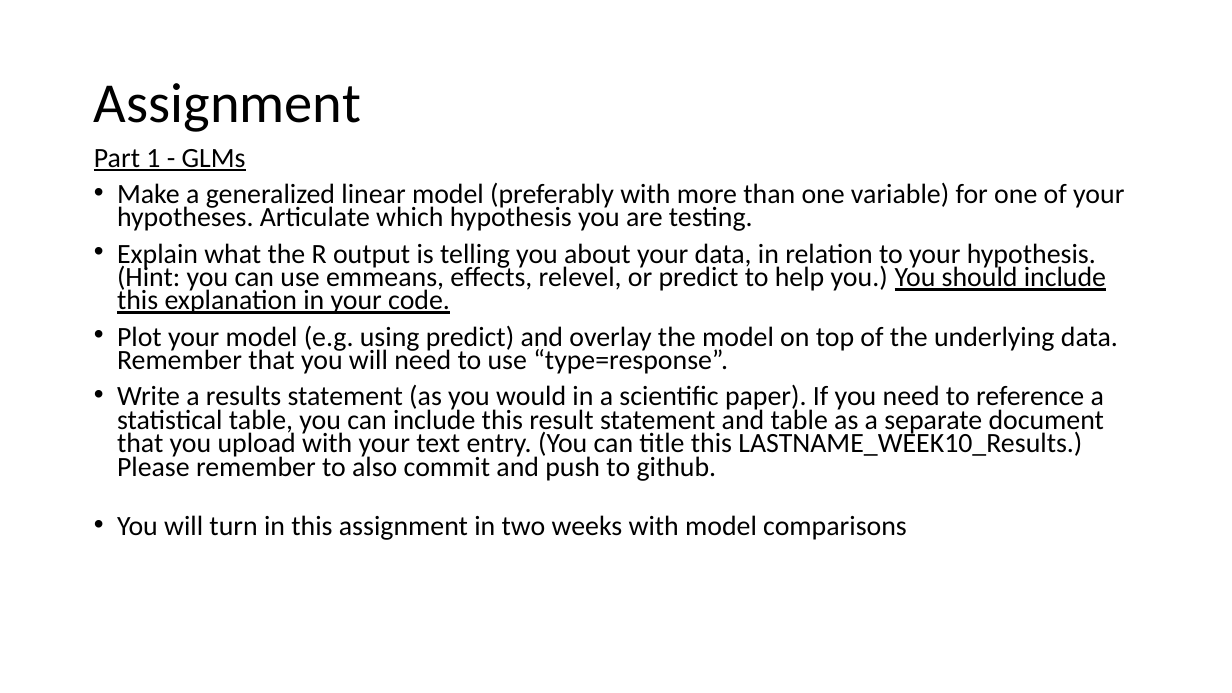
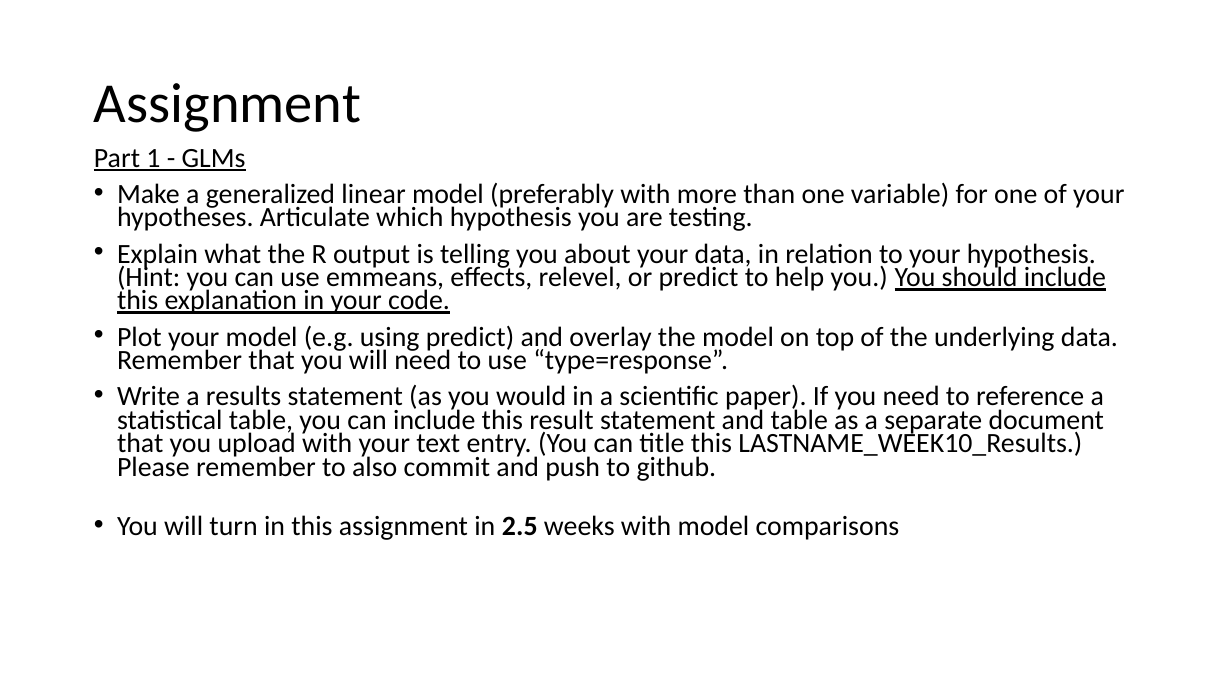
Before and after one commit to VTQuantMethodsEEB/klangwig, a slide deck: slide 40 of lectures/week_10_glms/le10_glms.pptx (slide 32 before the commit). Drawn at 1232x693 pixels with LibreOffice and Linux fonts; fonts in the diff are those of the drawing. Boxes give left, top, right and bottom in pixels: in the first picture for what was removed or moved away, otherwise in the second. Text is boxed around its words. In the diff, an @@ line names an element or a change of style, - is before the commit and + after.

```diff
--- a/lectures/week_10_glms/le10_glms.pptx
+++ b/lectures/week_10_glms/le10_glms.pptx
@@ text at (117,515,900,540): text changed @@
-• You will turn in this assignment in two weeks with model comparisons
+• You will turn in this assignment in 2.5 weeks with model comparisons
```
Also in this commit, not shown: 5 other slides changed, 8 slides added, 1 other file.
